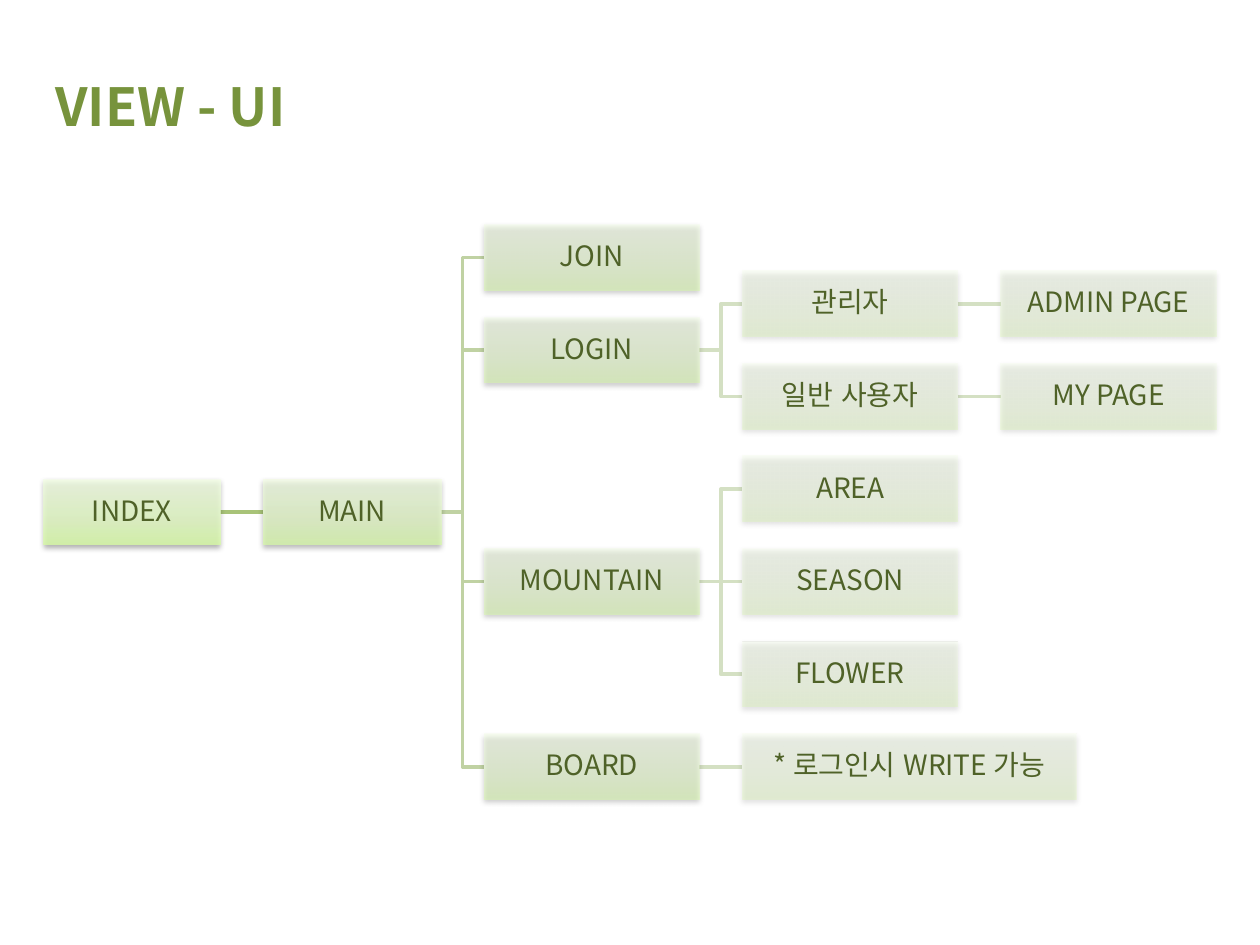
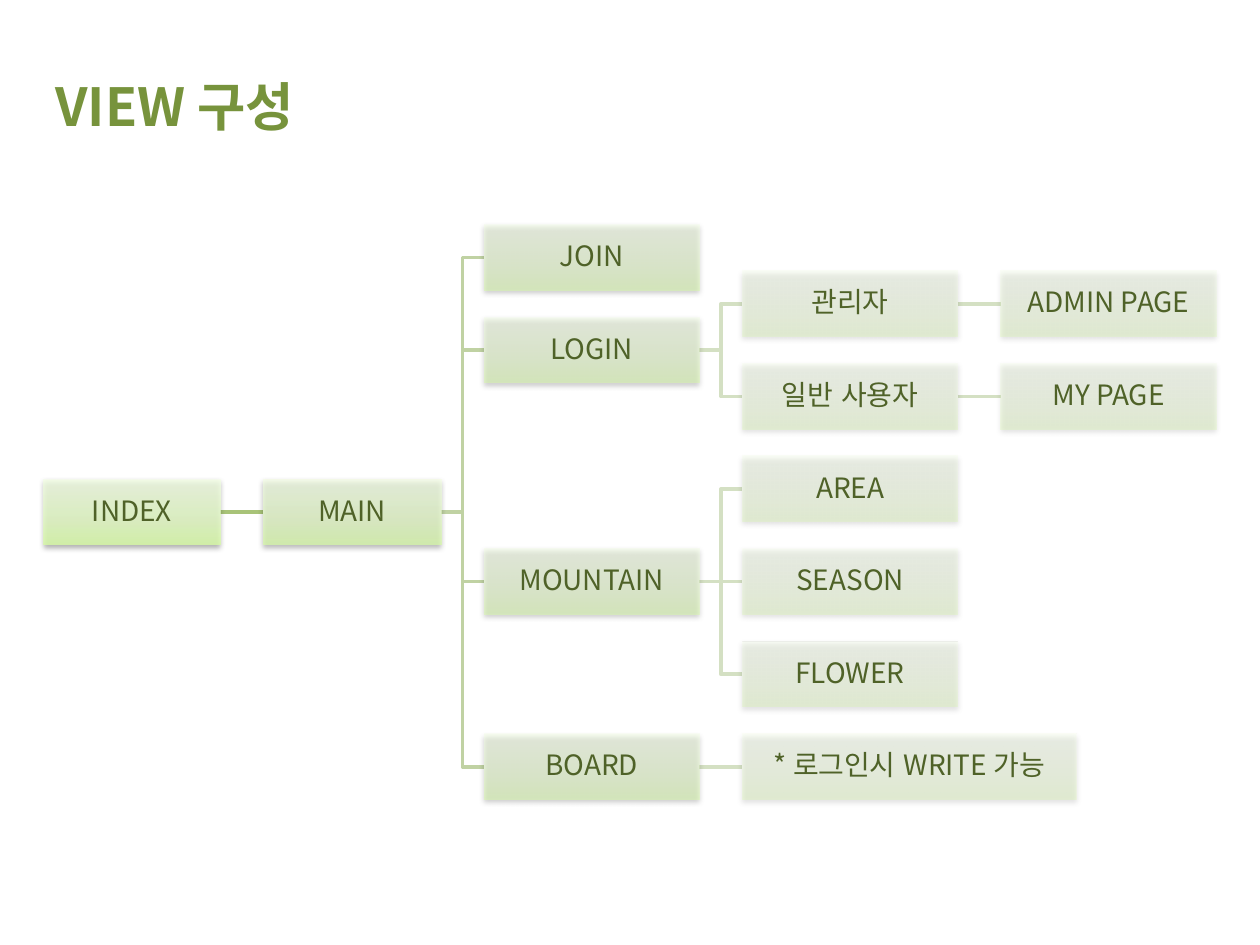
Before and after one commit to dta987/WebProject, a slide deck: slide 5 of WebContent/common/발표yamamanPPT.pptx. Drawn at 1260x945 pixels with LibreOffice and Linux fonts; fonts in the diff are those of the drawing; background and template pictures are left out. Boxes give left, top, right and bottom in pixels: in the first picture for what was removed or moved away, otherwise in the second. Text is boxed around its words. In the diff, an @@ line names an element or a change of style, - is before the commit and + after.

```diff
--- a/WebContent/common/발표yamamanPPT.pptx
+++ b/WebContent/common/발표yamamanPPT.pptx
@@ text at bbox=[56, 82, 295, 131]: text changed @@
-VIEW - UI
+VIEW 구성
```
Also in this commit, not shown: 6 other slides changed, 8 slides added, 3 slides removed, 21 other files.
